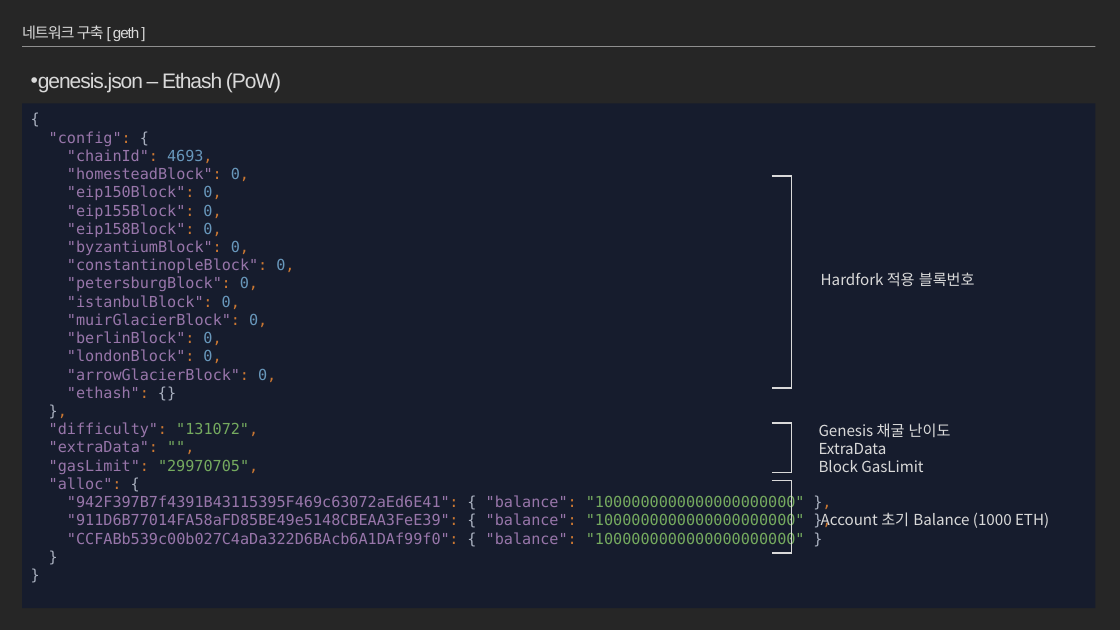
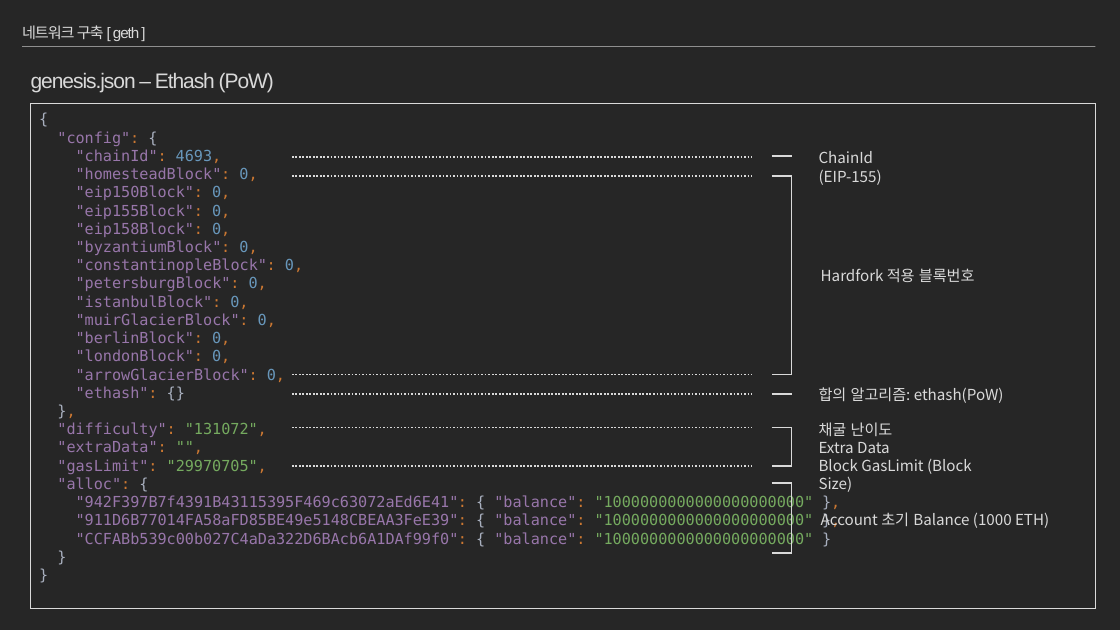
Before and after one commit to moss0801/blockchain-doc, a slide deck: slide 4 of General/Blockchain Part2.pptx (slide 5 before the commit). Drawn at 1120x630 pixels with LibreOffice and Linux fonts; fonts in the diff are those of the drawing. Boxes give left, top, right and bottom in pixels: in the first picture for what was removed or moved away, otherwise in the second. Text is boxed around its words. In the diff, an @@ line names an element or a change of style, - is before the commit and + after.

```diff
--- a/General/Blockchain Part2.pptx
+++ b/General/Blockchain Part2.pptx
@@ text "genesis.json – Ethash (PoW)" at (31, 73, 274, 92): bullet • to none @@
@@ rectangle "{ "config": { "chainId": 4693, ...": place and size @@
-rectangle "{ "config": { "chainId": 4693, ..." at (22, 103, 1096, 608)
+rectangle "{ "config": { "chainId": 4693, ..." at (31, 103, 1096, 608)
@@ rectangle "{ "config": { "chainId": 4693, ..." at (31, 103, 1096, 608): fill #161C2D to none; outline none to #D9D9D9 0.75 pt @@
@@ line added from (292, 156) to (752, 156), #D9D9D9 1.5 pt dashed @@
@@ line added from (292, 176) to (752, 176), #D9D9D9 1.5 pt dashed @@
@@ right bracket: place and size @@
-right bracket at (772, 176, 792, 388)
+right bracket at (772, 176, 792, 375)
@@ line added from (772, 156) to (791, 156), #D9D9D9 1.5 pt @@
@@ text added at (819, 151, 882, 185), 13 pt, text #D9D9D9 @@
+ChainId (EIP-155)
@@ text "Hardfork 적용 블록번호": place and size @@
-text "Hardfork 적용 블록번호" at (821, 272, 975, 286)
+text "Hardfork 적용 블록번호" at (821, 268, 975, 282)
@@ line added from (292, 375) to (752, 375), #D9D9D9 1.5 pt dashed @@
@@ text added at (819, 387, 1004, 403), 13 pt, text #D9D9D9 @@
+합의 알고리즘: ethash(PoW)
@@ line added from (292, 394) to (752, 394), #D9D9D9 1.5 pt dashed @@
@@ line added from (772, 394) to (791, 394), #D9D9D9 1.5 pt @@
@@ line added from (292, 428) to (752, 428), #D9D9D9 1.5 pt dashed @@
@@ outline #D9D9D9 1.4 pt to #D9D9D9 1.5 pt in 3 elements at (772, 483, 792, 553), (772, 176, 792, 375), (772, 428, 792, 466) @@
@@ right bracket: place and size @@
-right bracket at (772, 423, 792, 473)
+right bracket at (772, 428, 792, 466)
@@ text at (819, 422, 972, 492): text changed @@
-Genesis 채굴 난이도
-ExtraData
-Block GasLimit
+채굴 난이도
+Extra Data
+Block GasLimit (Block Size)
@@ line added from (292, 466) to (752, 466), #D9D9D9 1.5 pt dashed @@
```
Also in this commit, not shown: 17 other slides changed, 15 slides added, 10 slides removed, 2 other files.
